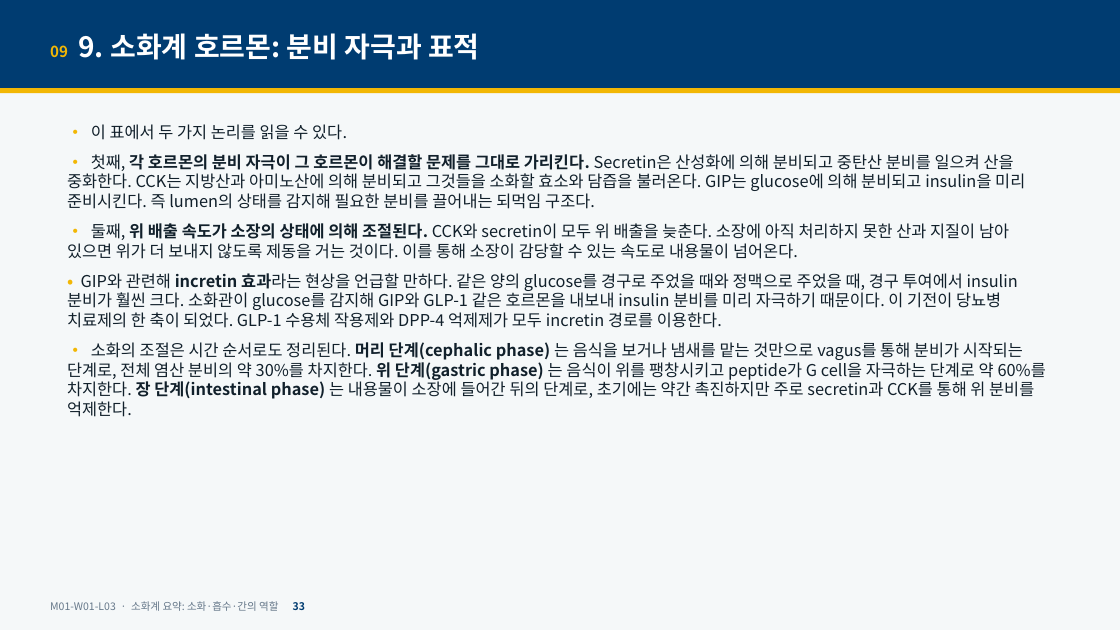
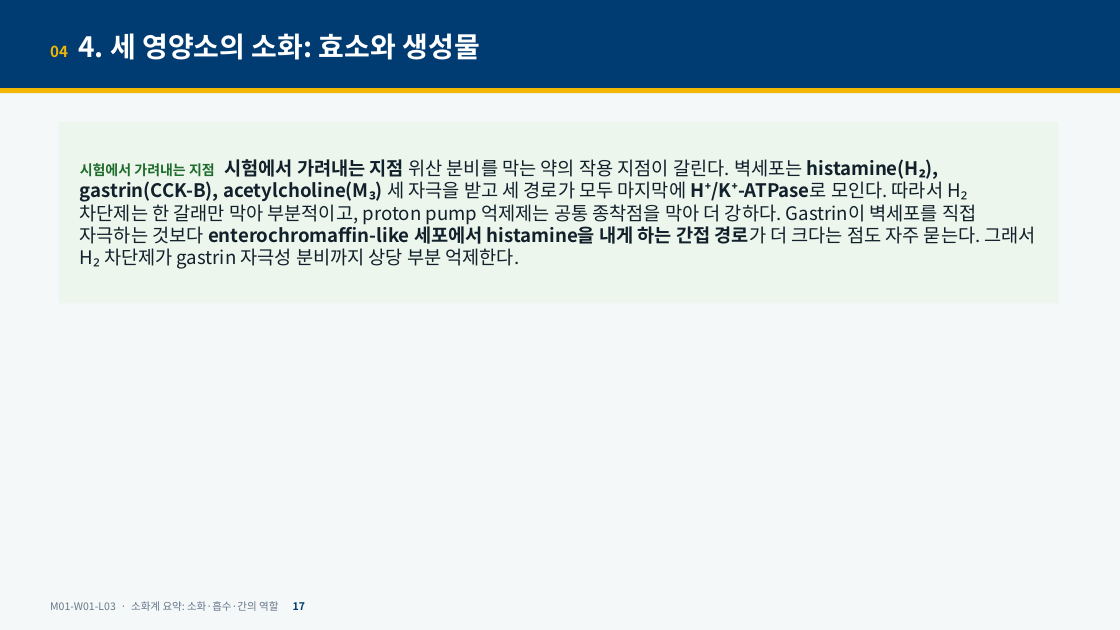
Before and after one commit to hoperiasd2/hoperiasd2.github.io, a slide deck: slide 17 of curriculum/M01/W01/L03/slides.pptx (slide 33 before the commit). Drawn at 1120x630 pixels with LibreOffice and Linux fonts; fonts in the diff are those of the drawing. Boxes give left, top, right and bottom in pixels: in the first picture for what was removed or moved away, otherwise in the second. Text is boxed around its words. In the diff, an @@ line names an element or a change of style, - is before the commit and + after.

```diff
--- a/curriculum/M01/W01/L03/slides.pptx
+++ b/curriculum/M01/W01/L03/slides.pptx
@@ text at [50,33,479,60]: text changed @@
-09 9. 소화계 호르몬: 분비 자극과 표적
+04 4. 세 영양소의 소화: 효소와 생성물
@@ rectangle added at [59,122,1059,303], fill #ECF6EC, 16 pt, text #11202B @@
+시험에서 가려내는 지점 시험에서 가려내는 지점 위산 분비를 막는 약의 작용 지점이 갈린다. 벽세포는 histamine(H₂), gastrin(CCK-B), acetylcholine(M₃) 세 자극을 받고 세 경로가 모두 마지막에 H⁺/K⁺-ATPase로 모인다. 따라서 H₂ 차단제는 한 갈래만 막아 부분적이고, proton pump 억제제는 공통 종착점을 막아 더 강하다. Gastrin이 벽세포를 직접 자극하는 것보다 enterochromaffin-like 세포에서 histamine을 내게 하는 간접 경로가 더 크다는 점도 자주 묻는다. 그래서 H₂ 차단제가 gastrin 자극성 분비까지 상당 부분 억제한다.
@@ text removed at [67,124,1046,417] @@
-• 이 표에서 두 가지 논리를 읽을 수 있다.
-• 첫째, 각 호르몬의 분비 자극이 그 호르몬이 해결할 문제를 그대로 가리킨다. Secretin은 산성화에 의해 분비되고 중탄산 분비를 일으켜 산을 중화한다. CCK는 지방산과 아미노산에 의해 분비되고 그것들을 소화할 효소와 담즙을 불러온다. GIP는 glucose에 의해 분비되고 insulin을 미리 준비시킨다. 즉 lumen의 상태를 감지해 필요한 분비를 끌어내는 되먹임 구조다.
-• 둘째, 위 배출 속도가 소장의 상태에 의해 조절된다. CCK와 secretin이 모두 위 배출을 늦춘다. 소장에 아직 처리하지 못한 산과 지질이 남아 있으면 위가 더 보내지 않도록 제동을 거는 것이다. 이를 통해 소장이 감당할 수 있는 속도로 내용물이 넘어온다.
-• GIP와 관련해 incretin 효과라는 현상을 언급할 만하다. 같은 양의 glucose를 경구로 주었을 때와 정맥으로 주었을 때, 경구 투여에서 insulin 분비가 훨씬 크다. 소화관이 glucose를 감지해 GIP와 GLP-1 같은 호르몬을 내보내 insulin 분비를 미리 자극하기 때문이다. 이 기전이 당뇨병 치료제의 한 축이 되었다. GLP-1 수용체 작용제와 DPP-4 억제제가 모두 incretin 경로를 이용한다.
-• 소화의 조절은 시간 순서로도 정리된다. 머리 단계(cephalic phase) 는 음식을 보거나 냄새를 맡는 것만으로 vagus를 통해 분비가 시작되는 단계로, 전체 염산 분비의 약 30%를 차지한다. 위 단계(gastric phase) 는 음식이 위를 팽창시키고 peptide가 G cell을 자극하는 단계로 약 60%를 차지한다. 장 단계(intestinal phase) 는 내용물이 소장에 들어간 뒤의 단계로, 초기에는 약간 촉진하지만 주로 secretin과 CCK를 통해 위 분비를 억제한다.
@@ text at [50,601,305,611]: text changed @@
-M01-W01-L03 · 소화계 요약: 소화·흡수·간의 역할 33
+M01-W01-L03 · 소화계 요약: 소화·흡수·간의 역할 17
```
Also in this commit, not shown: 13 other slides changed, 22 slides removed, 11 other files.
